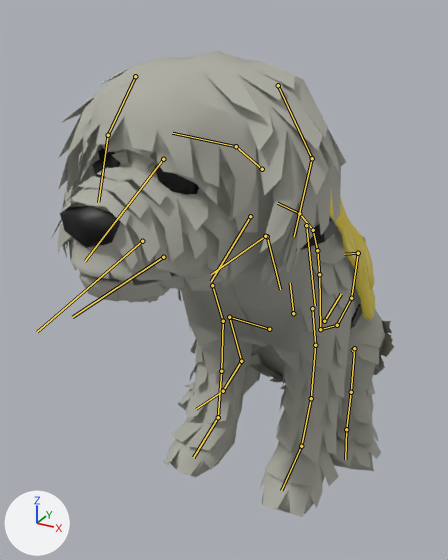
The glTF model public/dog.glb, before and after one commit.
The view is the same before and after, from a 50 mm camera at (1.24, -2.92, 2.29) aimed at (-0.27, -0.16, 0.91). Every picture has the same lights, and +X, +Y and +Z are marked at lower left. Both versions are drawn at frame 10 of the action 'Idle1'; the numbers are the values there. The bones that bend it are drawn over the model as lines.

Names of what the first picture shows: 'DogMesh', 'JacketMesh.001'.
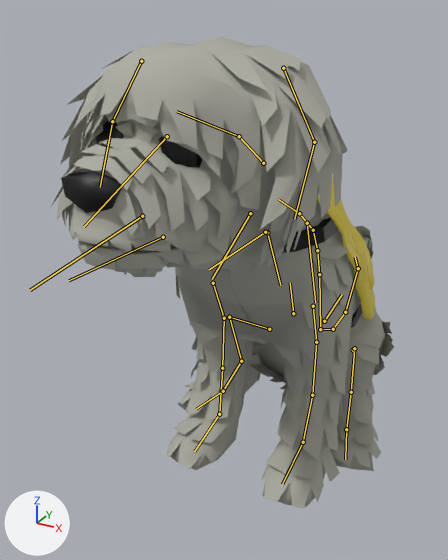
What differs and where, as boxes [x1, y1, x2, y2] in the pictures (448 x 560 px):
```json
{"object": "DogMesh", "change": "posed", "before": [52, 51, 394, 517], "after": [50, 37, 394, 509]}
{"bone": "spine.003", "before": "(320, 329) to (337, 325)", "after": "(320, 329) to (333, 329)"}
{"bone": "spine.002", "before": "(337, 325) to (351, 298)", "after": "(333, 329) to (345, 312)"}
{"bone": "spine.001", "before": "(351, 298) to (358, 253)", "after": "(345, 312) to (358, 268)"}
{"bone": "spine", "before": "(358, 253) to (344, 254)", "after": "(358, 268) to (355, 257)"}
{"bone": "spine.008", "before": "(299, 213) to (277, 203)", "after": "(299, 213) to (278, 199)"}
{"bone": "spine.011", "before": "(236, 146) to (172, 133)", "after": "(239, 136) to (177, 111)"}
{"bone": "ear.L.002", "before": "(278, 85) to (312, 158)", "after": "(283, 68) to (314, 142)"}
{"bone": "ear.R.002", "before": "(135, 76) to (108, 135)", "after": "(141, 61) to (112, 121)"}
{"bone": "shoulder.L", "before": "(306, 225) to (315, 305)", "after": "(307, 223) to (315, 302)"}
{"bone": "front_toe.L", "before": "(301, 446) to (281, 490)", "after": "(303, 442) to (282, 484)"}
{"bone": "shoulder.R", "before": "(250, 216) to (211, 281)", "after": "(250, 213) to (212, 279)"}
{"bone": "front_toe.R", "before": "(218, 417) to (193, 457)", "after": "(219, 414) to (194, 451)"}
{"bone": "pelvis.L", "before": "(324, 321) to (341, 294)", "after": "(324, 321) to (342, 294)"}
```

Edits to the scene script, one JSON object a line:
```json
{"block": "bone_spine_003", "where": "bone_spine_003 = bpy.data.objects['Dog'].pose.bones['spine.003']  # child of 'spine.004'"}
{"op": "set", "path": "bone_spine_003.rotation_quaternion", "old": "(0.887, 0.463, 0.0, 0.0)", "new": "(0.907, 0.42, 0.0, 0.033)", "note": "degrees (55, 0, 0) -> degrees (50, -2, 3)"}
{"block": "bone_spine_002", "where": "bone_spine_002 = bpy.data.objects['Dog'].pose.bones['spine.002']  # child of 'spine.003'"}
{"op": "set", "path": "bone_spine_002.rotation_quaternion", "old": "(1.0, 0.005, 0.0, 0.0)", "new": "(0.996, -0.09, 0.001, 0.003)", "note": "degrees (1, 0, 0) -> degrees (-10, 0, 0)"}
{"block": "bone_spine_001", "where": "bone_spine_001 = bpy.data.objects['Dog'].pose.bones['spine.001']  # child of 'spine.002'"}
{"op": "set", "path": "bone_spine_001.rotation_quaternion", "old": "(0.997, -0.08, 0.0, 0.0)", "new": "(0.993, -0.121, -0.007, -0.008)", "note": "degrees (-9, 0, 0) -> degrees (-14, -1, -1)"}
{"block": "bone_spine", "where": "bone_spine = bpy.data.objects['Dog'].pose.bones['spine']  # child of 'spine.001'"}
{"op": "set", "path": "bone_spine.rotation_quaternion", "old": "(0.999, -0.038, 0.0, 0.0)", "new": "(0.999, -0.006, 0.0, -0.047)", "note": "degrees (-4, 0, 0) -> degrees (-1, 0, -5)"}
{"block": "bone_spine_008", "where": "bone_spine_008 = bpy.data.objects['Dog'].pose.bones['spine.008']  # child of 'spine.007'"}
{"op": "set", "path": "bone_spine_008.rotation_quaternion", "old": "(1.0, 0.026, 0.0, 0.0)", "new": "(1.0, 0.002, 0.0, 0.0)", "note": "degrees (3, 0, 0) -> degrees (0, 0, 0)"}
{"block": "bone_spine_011", "where": "bone_spine_011 = bpy.data.objects['Dog'].pose.bones['spine.011']  # child of 'spine.010'"}
{"op": "set", "path": "bone_spine_011.rotation_quaternion", "old": "(0.999, 0.041, 0.0, 0.0)", "new": "(1.0, 0.031, -0.001, 0.002)", "note": "degrees (5, 0, 0) -> degrees (4, 0, 0)"}
{"block": "bone_ear_l_002", "where": "bone_ear_l_002 = bpy.data.objects['Dog'].pose.bones['ear.L.002']  # child of 'spine.011'"}
{"op": "set", "path": "bone_ear_l_002.rotation_quaternion", "old": "(1.0, -0.017, 0.001, -0.011)", "new": "(1.0, -0.008, 0.0, -0.006)", "note": "degrees (-2, 0, -1) -> degrees (-1, 0, -1)"}
{"block": "bone_ear_r_002", "where": "bone_ear_r_002 = bpy.data.objects['Dog'].pose.bones['ear.R.002']  # child of 'spine.011'"}
{"op": "set", "path": "bone_ear_r_002.rotation_quaternion", "old": "(1.0, -0.017, -0.001, 0.011)", "new": "(1.0, -0.008, 0.0, 0.006)", "note": "degrees (-2, 0, 1) -> degrees (-1, 0, 1)"}
{"block": "bone_shoulder_l", "where": "bone_shoulder_l = bpy.data.objects['Dog'].pose.bones['shoulder.L']  # child of 'spine.008'"}
{"op": "set", "path": "bone_shoulder_l.rotation_quaternion", "old": "(0.995, 0.083, 0.02, 0.055)", "new": "(0.992, 0.111, 0.032, 0.057)", "note": "degrees (10, 2, 6) -> degrees (13, 3, 7)"}
{"block": "bone_front_toe_l", "where": "bone_front_toe_l = bpy.data.objects['Dog'].pose.bones['front_toe.L']  # child of 'front_foot.L'"}
{"op": "set", "path": "bone_front_toe_l.rotation_quaternion", "old": "(0.999, 0.039, -0.004, 0.004)", "new": "(0.996, 0.089, -0.004, 0.002)", "note": "degrees (5, 0, 0) -> degrees (10, 0, 0)"}
{"block": "bone_shoulder_r", "where": "bone_shoulder_r = bpy.data.objects['Dog'].pose.bones['shoulder.R']  # child of 'spine.008'"}
{"op": "set", "path": "bone_shoulder_r.rotation_quaternion", "old": "(0.995, 0.082, -0.024, -0.044)", "new": "(0.992, 0.11, -0.036, -0.046)", "note": "degrees (10, -2, -5) -> degrees (13, -4, -6)"}
{"block": "bone_front_toe_r", "where": "bone_front_toe_r = bpy.data.objects['Dog'].pose.bones['front_toe.R']  # child of 'front_foot.R'"}
{"op": "set", "path": "bone_front_toe_r.rotation_quaternion", "old": "(0.999, 0.039, 0.002, -0.002)", "new": "(0.996, 0.089, 0.003, -0.001)", "note": "degrees (5, 0, 0) -> degrees (10, 0, 0)"}
{"block": "bone_pelvis_l", "where": "bone_pelvis_l = bpy.data.objects['Dog'].pose.bones['pelvis.L']  # child of 'spine.005'"}
{"op": "set", "path": "bone_pelvis_l.rotation_quaternion", "old": "(0.992, 0.064, 0.108, 0.019)", "new": "(0.99, 0.041, 0.132, 0.032)", "note": "degrees (8, 12, 3) -> degrees (5, 15, 4)"}
```
